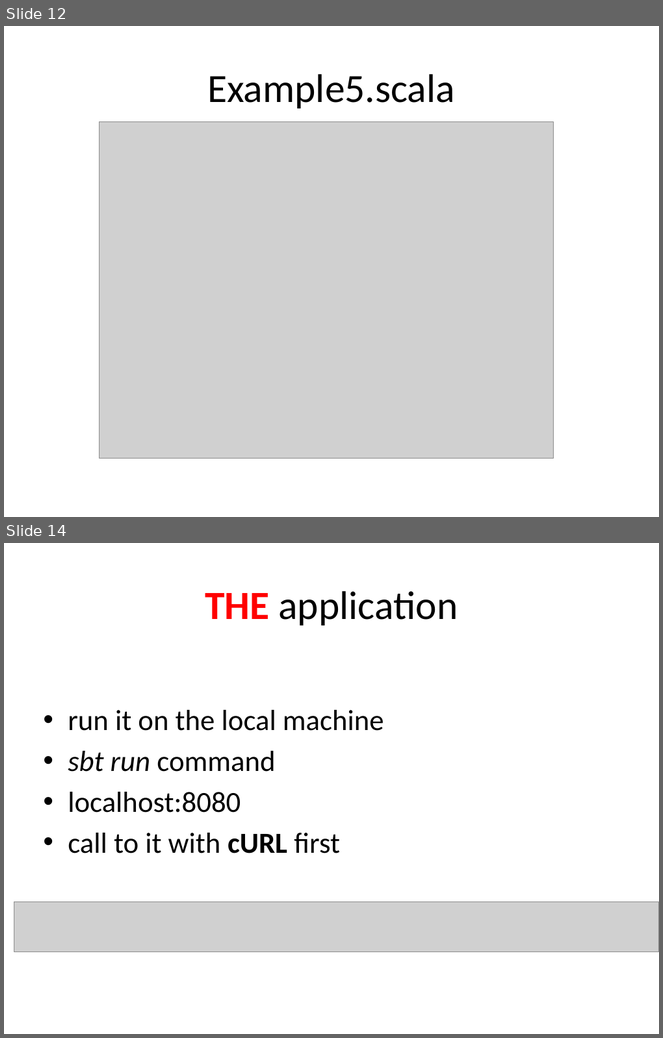
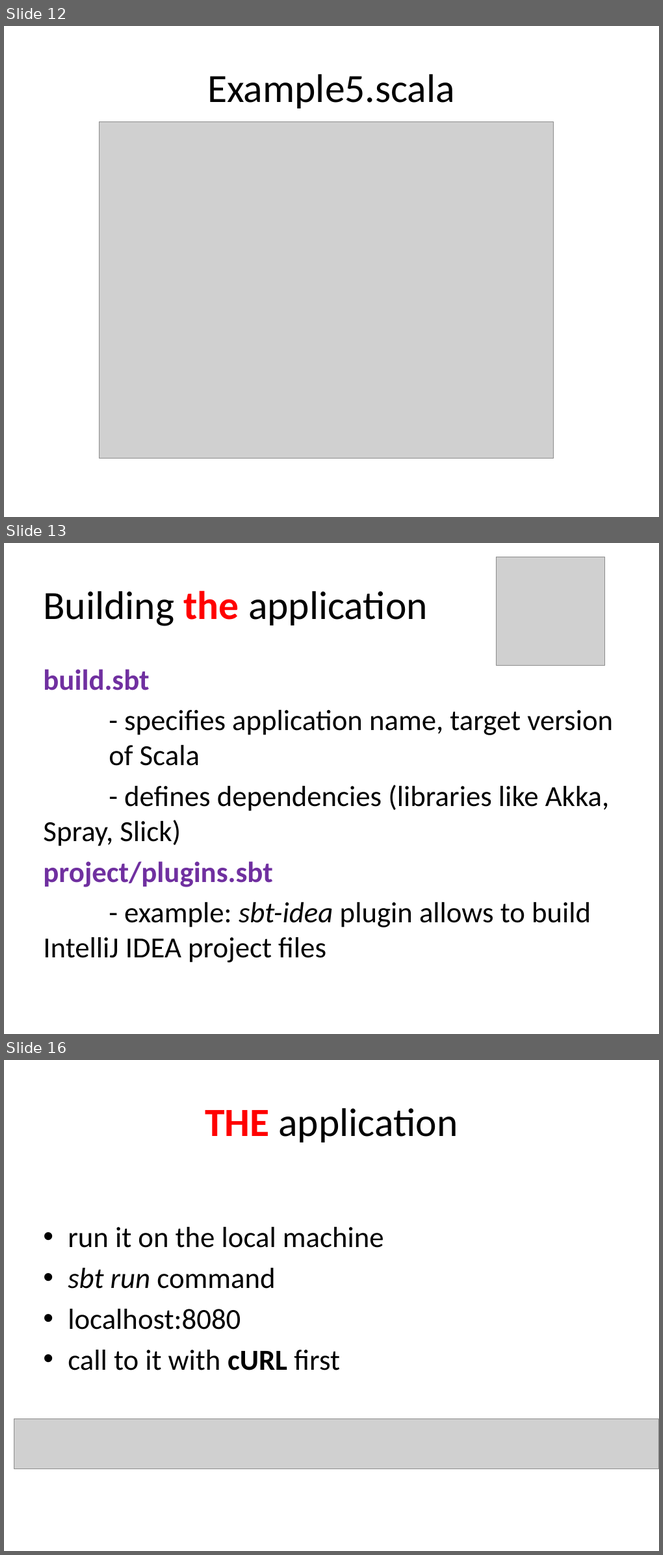
Before and after one commit to martadoberschuetz/scala, a slide deck: project presentation final.pptx. Shown one above the other, each under a label of ours: slides 12 and 14 before the commit, slides 12, 13 and 16 after it; the slides between them are not shown. The pictures are 663x1038 and 663x1555 pixels, drawn with LibreOffice and Linux fonts; fonts in the diff are those of the drawing; grey boxes stand for pictures. Boxes give left, top, right and bottom in pixels: in the first picture for what was removed or moved away, otherwise in the second. Text is boxed around its words. In the diff, an @@ line names an element or a change of style, - is before the commit and + after.

```diff
--- a/project presentation final.pptx
+++ b/project presentation final.pptx
@@ slide 13 added at (x1=4, y1=543, x2=659, y2=1034), background #FFFFFF @@
@@ picture added at (x1=497, y1=557, x2=605, y2=665) @@
@@ title added at (x1=43, y1=590, x2=428, y2=626), 44 pt, text #000000 @@
+Building the application
@@ text added at (x1=43, y1=669, x2=613, y2=963), 32 pt, text #000000 @@
+build.sbt
+- specifies application name, target version of Scala
+- defines dependencies (libraries like Akka, Spray, Slick)
+project/plugins.sbt
+- example: sbt-idea plugin allows to build IntelliJ IDEA project files
@@ what was slide 14 is now slide 16 @@
```
Also in this commit, not shown: 1 slide changed, 2 other slides added.
